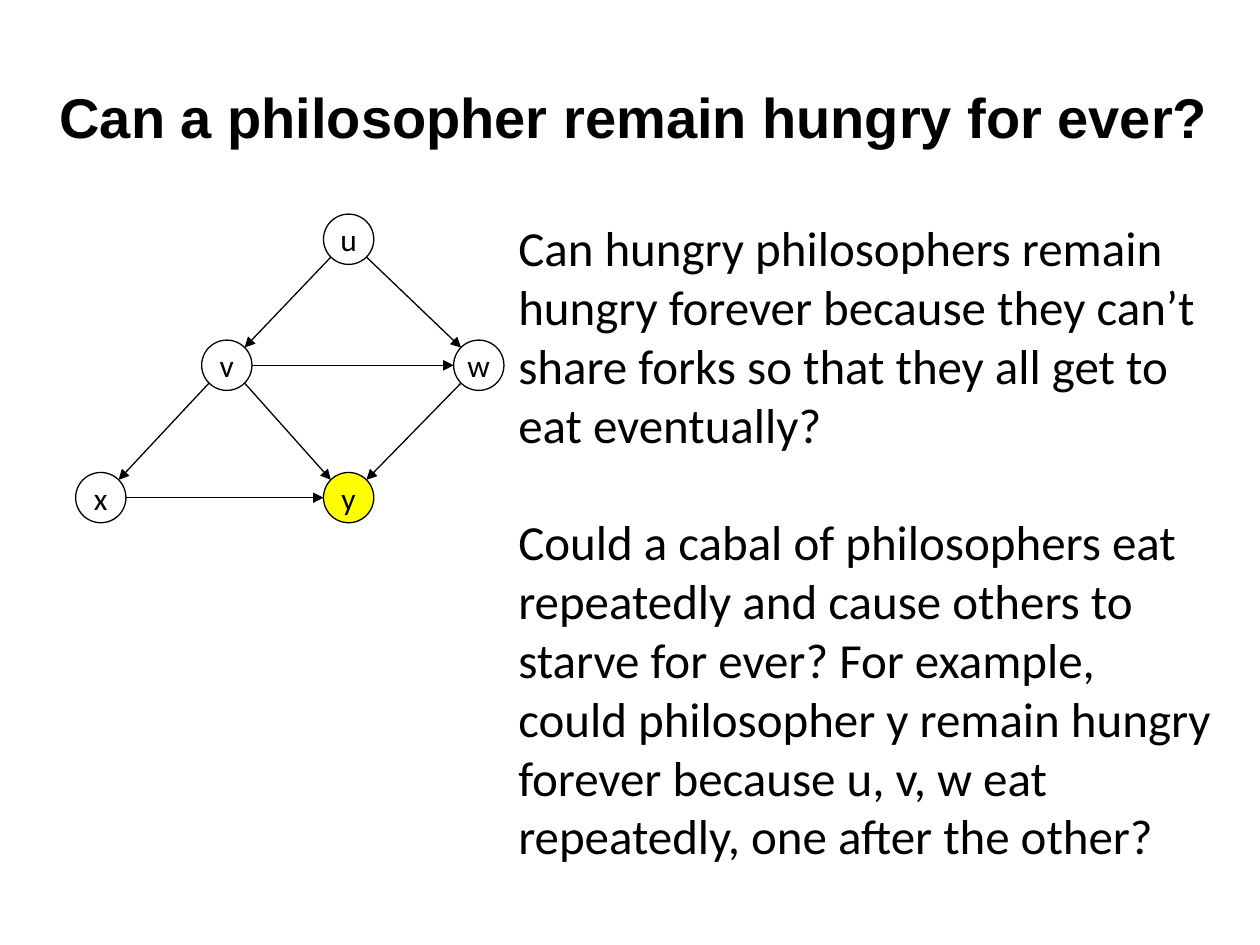
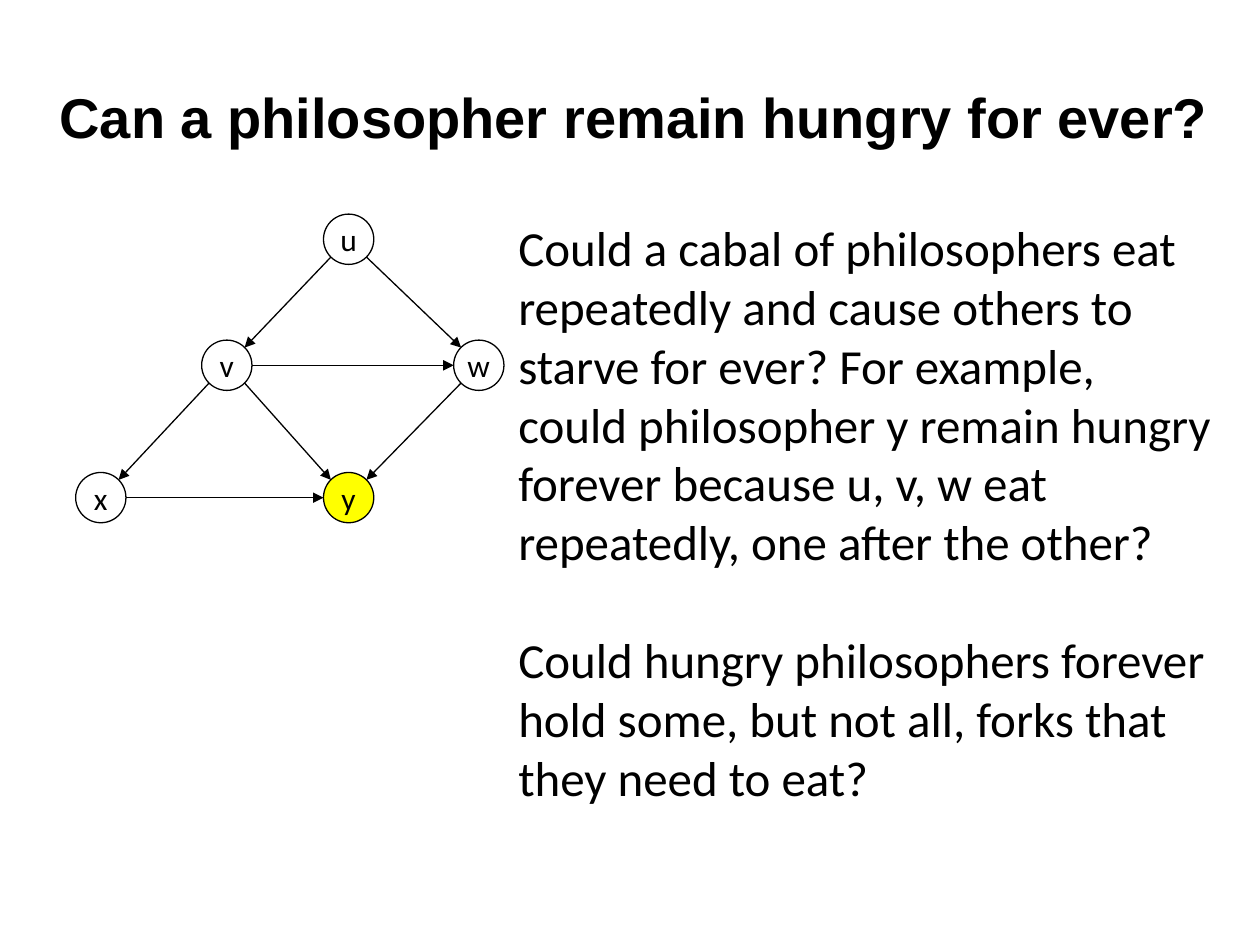
Before and after one commit to kmchandy/kmchandy.github.io, a slide deck: slide 13 of DiningPhilosophers/DiningPhilosophers.pptx (slide 19 before the commit). Drawn at 1260x945 pixels with LibreOffice and Linux fonts; fonts in the diff are those of the drawing. Boxes give left, top, right and bottom in pixels: in the first picture for what was removed or moved away, otherwise in the second. Text is boxed around its words. In the diff, an @@ line names an element or a change of style, - is before the commit and + after.

Commit message:
Changed DistributedDiningPhilosophers to DiningPhilosophers.

```diff
--- a/DiningPhilosophers/DiningPhilosophers.pptx
+++ b/DiningPhilosophers/DiningPhilosophers.pptx
@@ text at (518,232,1195,451): paragraph removed @@
-Can hungry philosophers remain hungry forever because they can’t share forks so that they all get to eat eventually?
@@ text at (518,644,1204,804): paragraph added @@
+Could hungry philosophers forever hold some, but not all, forks that they need to eat?
```
Also in this commit, not shown: 11 other slides changed, 3 slides added, 6 slides removed, 29 other files.
